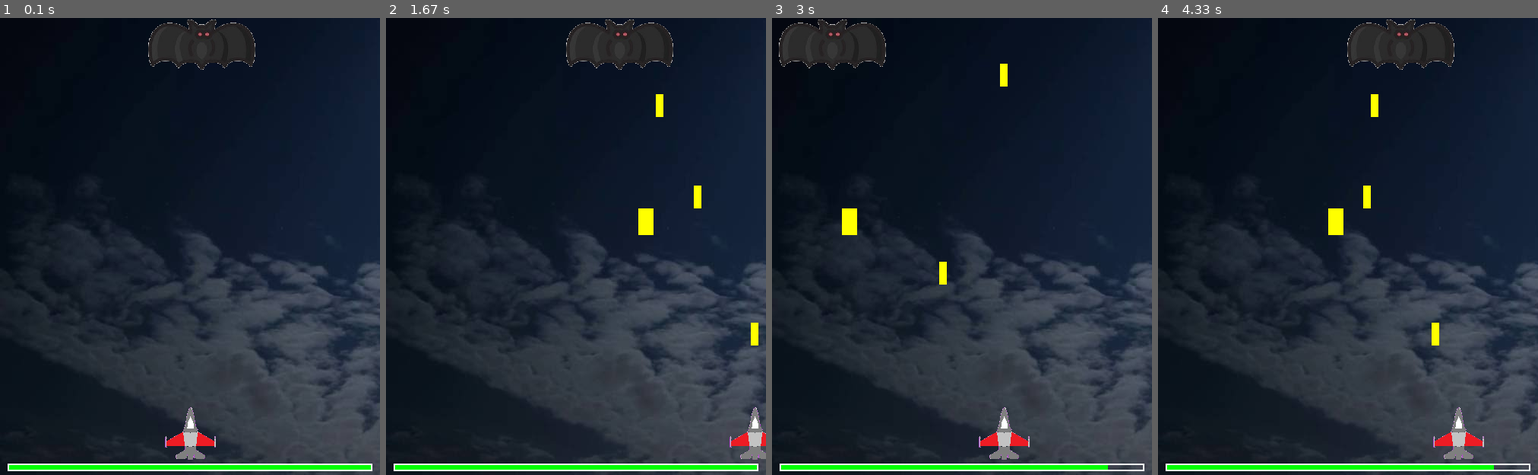
Above: before the commit, frames 1-4 (left to right).
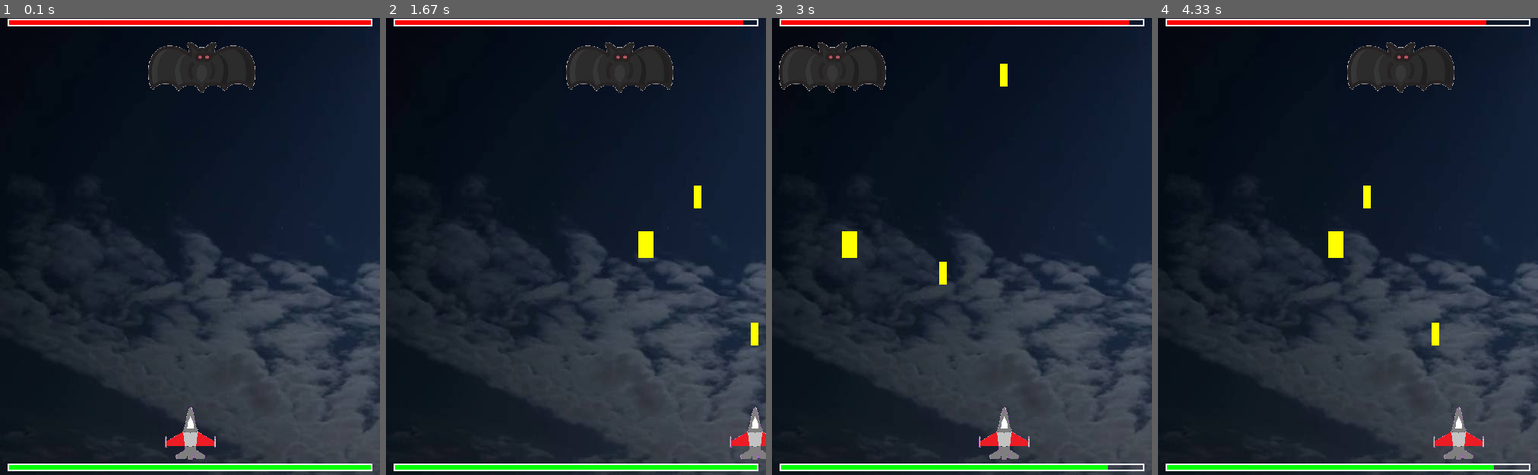
Above: after the commit, the same moments.

Repository: wendy062644/PyGame
Game: pygame game, started from PyGame遊戲練習.py
Two runs of this game, one before a commit and one after it. Both use one fixed random seed, a clock stepped at 60 frames per second and the inputs below.
Inputs:
- Up to frame 1 (0.1 s): no input
- Up to frame 2 (1.67 s): tap Space at 0.33, 0.73, 1.03, 1.23, 1.53 s; hold Right 0.67-1.13 s; hold Right 1.17-1.63 s
- Up to frame 3 (3 s): hold Left 1.67-2.2 s; tap Space at 1.73, 2.03, 2.3, 2.6, 2.73 s; hold Left 2.23-2.63 s; hold Right from 2.67 s (still down)
- Up to frame 4 (4.33 s): tap Space at 3.03, 3.4, 3.7, 3.9, 4.2 s; release Right at 3.3 s; hold Left 3.33-3.8 s; hold Right 3.83-4.3 s

The runs differ from the first frame. In frame 1, 4.2% of the frame differs, in the area x 2-98%, y 0-17%; in frame 2, 4.6%; in frame 3, 4.7%, in the area x 1-98%, y 0-53%; in frame 4, 4.5%.

Commit message:
Update PyGame遊戲練習.py

Diff:
--- a/PyGame遊戲練習.py
+++ b/PyGame遊戲練習.py
@@ -10,6 +10,7 @@
 HEIGHT = 600
 
 pygame.init() #初始化
+pygame.mixer.init
 screen = pygame.display.set_mode((WIDTH, HEIGHT))
 clock = pygame.time.Clock()
 
@@ -21,6 +22,9 @@
 player_img = pygame.image.load(os.path.join("image", "player.png")).convert()
 boss_img = pygame.image.load(os.path.join("image", "boss.png")).convert()
 
+shoot_sound = pygame.mixer.Sound(os.path.join("sound", "shoot.wav"))
+damaged_sound = pygame.mixer.Sound(os.path.join("sound", "damaged.wav"))
+
 def print_health(surf, hp, x, y):
     if hp < 0:
         hp = 0
@@ -31,6 +35,18 @@
     fill_rect = pygame.Rect(x, y, fill, BAR_HEIGTH)
     pygame.draw.rect(surf, (0, 255, 0), fill_rect)
     pygame.draw.rect(surf, (255, 255, 255), outline_rect, 2)
+
+def print_bosshealth(surf, bosshp, x, y):
+    if bosshp < 0:
+        bosshp = 0
+    BAR_LENGTH = WIDTH-20
+    BAR_HEIGTH = 10
+    fill = (bosshp/500)*BAR_LENGTH
+    outline_rect = pygame.Rect(10, 1, BAR_LENGTH, BAR_HEIGTH)
+    fill_rect = pygame.Rect(10, 1, fill, BAR_HEIGTH)
+    pygame.draw.rect(surf, (255, 0 , 0), fill_rect)
+    pygame.draw.rect(surf, (255, 255, 255), outline_rect, 2)
+
 
 class Player(pygame.sprite.Sprite):
     def __init__(self):
@@ -53,6 +69,7 @@
         Pbullet = PlayerAttack(self.rect.centerx, self.rect.top)
         all_sprites.add(Pbullet)
         PlayerBullet.add(Pbullet)
+        shoot_sound.play()
 
 class Boss(pygame.sprite.Sprite):
     def __init__(self):
@@ -61,8 +78,9 @@
         self.image.set_colorkey((0, 0, 0))
         self.rect = self.image.get_rect()
         self.rect.centerx = WIDTH/2
-        self.rect.y = 0
+        self.rect.y = 30
         self.BossMove = 3
+        self.health = 500
 
     def update(self):
         self.rect.x += self.BossMove
@@ -137,12 +155,19 @@
     hits = pygame.sprite.spritecollide(player, BossBullet, True, pygame.sprite.collide_circle)
     for hit in hits:
         player.health -= 10
+        damaged_sound.play()
         if player.health == 0:
             running = False
+
+    bosshits = pygame.sprite.spritecollide(boss, PlayerBullet, True, pygame.sprite.collide_circle)
+    for hit in bosshits:
+        boss.health -= 10
+        damaged_sound.play()
 
     screen.blit(background_img, (0, 0))
     all_sprites.draw(screen)
     print_health(screen, player.health, 10, HEIGHT-15)
+    print_bosshealth(screen, boss.health, 10, HEIGHT-15)
     pygame.display.update()
 
 pygame.quit()
